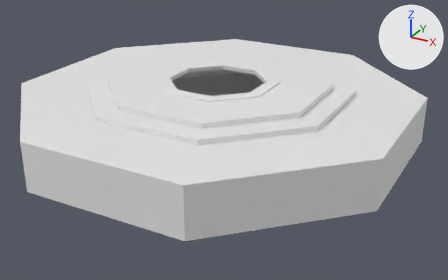
Two versions of the glTF model assets/models/world_temple/temple_floor.glb, one commit apart.
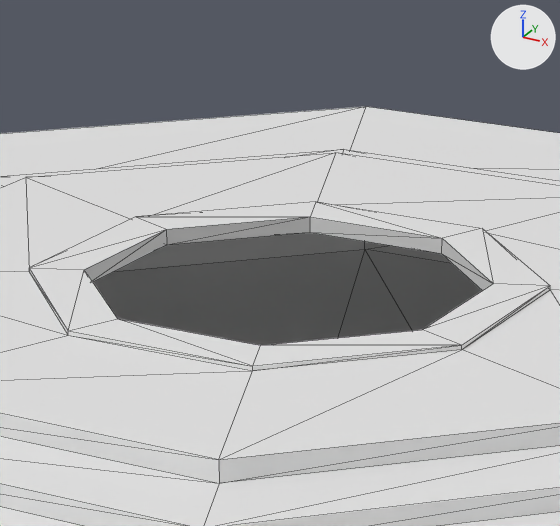
Each version is shown whole from a 50 mm lens placed at (28.3, -50.2, 20.4), pointed at (1.2, -0.9, -4.2), then close up on the part from 33% to 63% of the width and 5% to 50% of the height. Every picture has the same lights, and +X, +Y and +Z are marked at upper right. The close-ups show mesh edges as thin lines. Where no turn or scale is listed for an object, it has been applied to the vertices. Vertices at the same position are counted once.

The first close-up shows 'TempleFloor-col'.
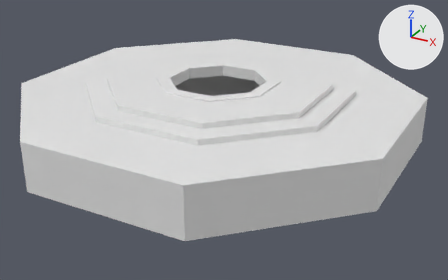
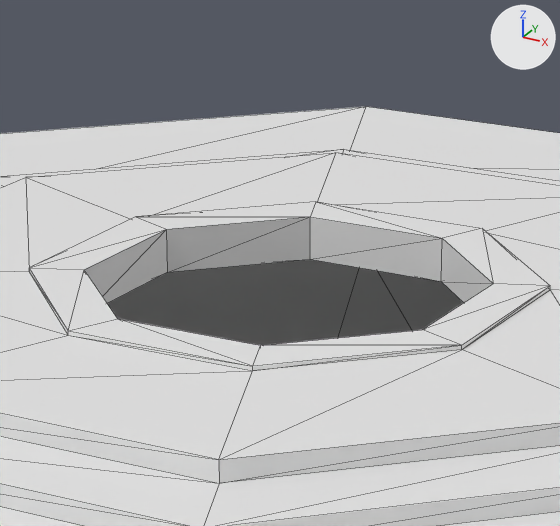
Pixel boxes [x1, y1, x2, y2] of what changed, in the close-ups (560 x 526 px; the box of a moved part takes in the faces that stretch with it):
part 1 of me_templefloor, moved or reshaped
    before: [84, 217, 493, 291]
    after: [84, 217, 493, 303]

Edits to the bpy script that builds the scene:
```text
Change me_templefloor:
    where me_templefloor.from_pydata(...)  # 96 vertices, 176 faces; spans x -18.4..18.4, y -18.4..18.4, z -4.0..1.6
    used by ob_templefloor_col; location = (0.0, 0.0, 0.0)
    me_templefloor part 1: all 16 vertices in x -4.8..4.8, y -4.8..4.8, z 1.2 are moved by (0.0, 0.0, -0.7)
```
